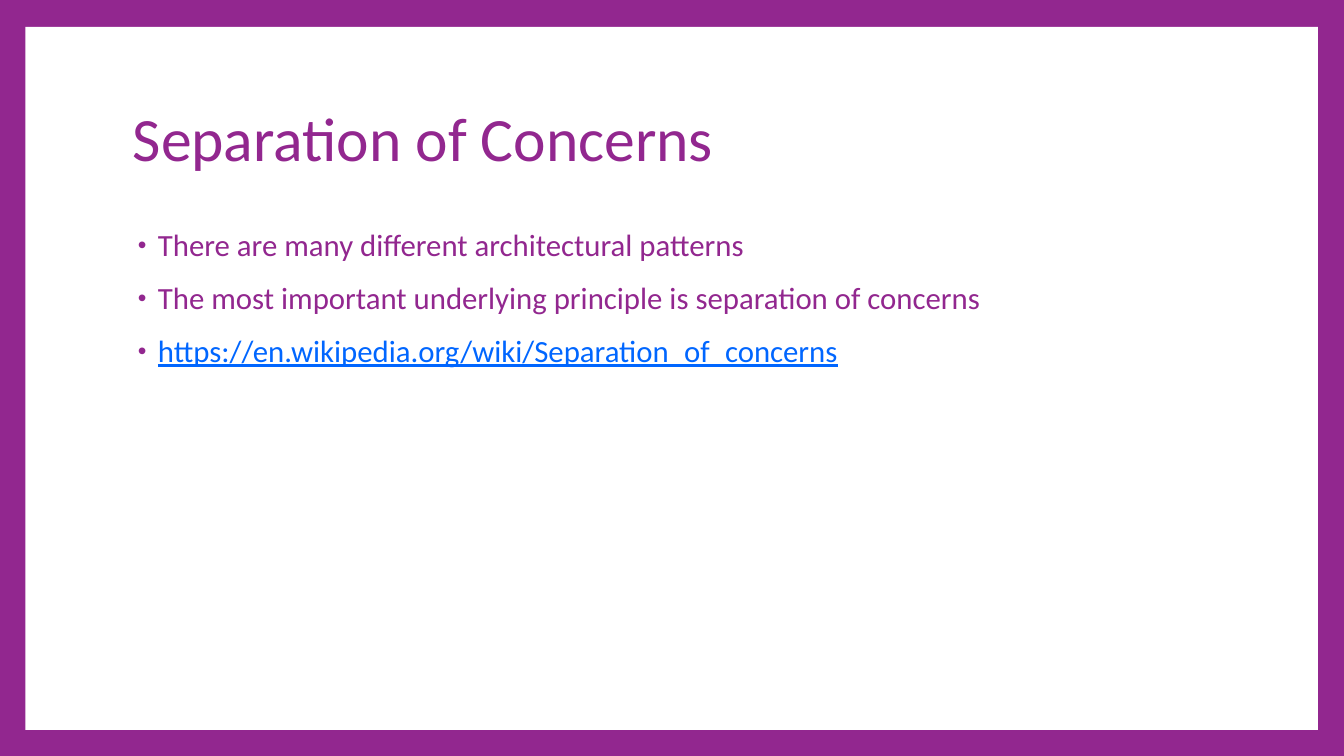
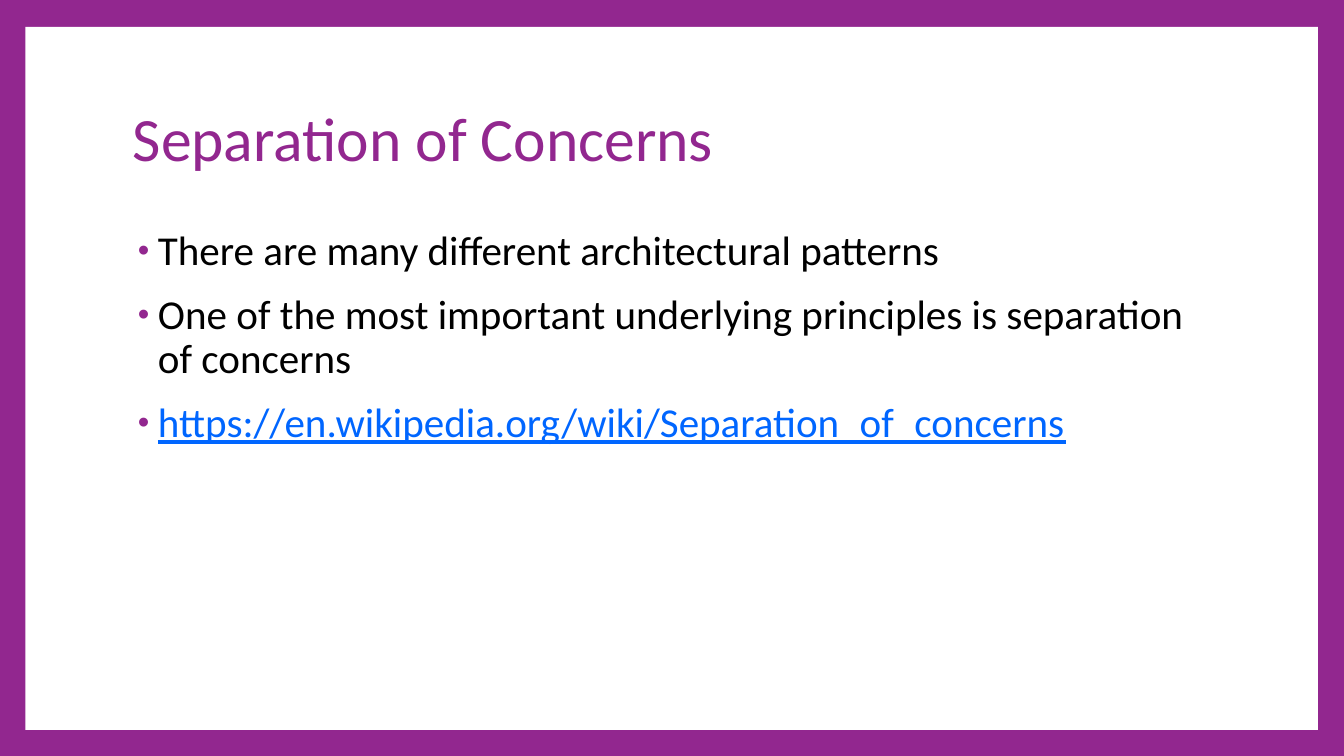
Before and after one commit to cdiggins/cs321, a slide deck: slide 2 of class-notes/cs321-winter-2023-lecture-17-architecture.pptx. Drawn at 1344x756 pixels with LibreOffice and Linux fonts; fonts in the diff are those of the drawing. Boxes give left, top, right and bottom in pixels: in the first picture for what was removed or moved away, otherwise in the second. Text is boxed around its words. In the diff, an @@ line names an element or a change of style, - is before the commit and + after.

```diff
--- a/class-notes/cs321-winter-2023-lecture-17-architecture.pptx
+++ b/class-notes/cs321-winter-2023-lecture-17-architecture.pptx
@@ text at (158, 236, 1064, 444): size 33 to 44 pt in "There are many different architectural patterns", "https://en.wikipedia.org/wiki/Separation_of_concerns"; text colour #92278F to #000000 in "There are many different architectural patterns" @@
@@ text at (158, 300, 1183, 374): text changed; size 33 to 44 pt; text colour #92278F to #000000 @@
-• The most important underlying principle is separation of concerns
+• One of the most important underlying principles is separation of concerns
```
Also in this commit, not shown: 6 other slides changed, 4 slides added, 20 slides removed, 5 other files.
